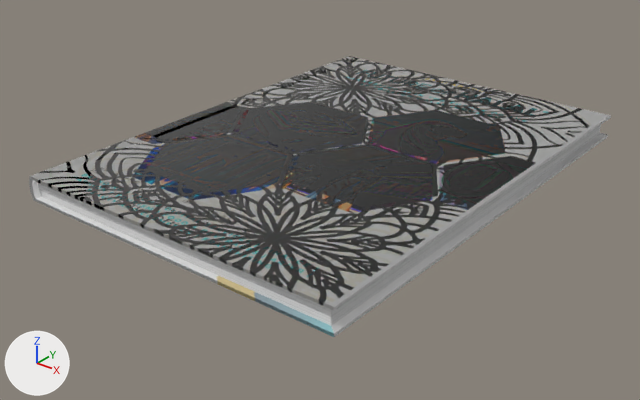
One commit to the glTF model public/models/future-of-halal.glb: the scene before it, then after it.
One viewpoint serves both versions: a 50 mm lens placed at (1.428, -1.352, 0.69), pointed at (0.394, -0.059, -0.112). The lights are fixed; the arrows at lower left show +X, +Y and +Z. Where no turn or scale is listed for an object, it has been applied to the vertices. Vertices at the same position are counted once.

In view in the first picture: 'Architexture'.
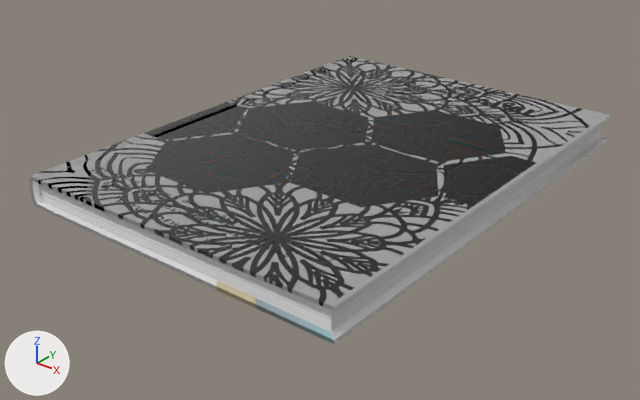
Where the newer file only moved an object's origin or applied its transform, the numbers keep the older frame.

Boxes (x1, y1, x2, y2) around the edits, measured in the pictures (640 x 400 px; the box of a moved part takes in the faces that stretch with it):
'Architexture', surface changed, mesh rescaled
    before: (29, 56, 611, 337)
    after: (29, 56, 611, 344)
part 1 of me_plane, moved or reshaped
    before: (29, 116, 611, 337)
    after: (29, 116, 611, 344)

Edits to the bpy script that builds the scene:
```text
Add img_finaltexture:
    img_finaltexture = load_image('FINALTEXTURE', '_unpacked/FINALTEXTURE', 2000, 1241, 'sRGB')
Change mat_cover:
    where n2 = _N.new('ShaderNodeTexImage'); n2.name = 'Image Texture'
    n2.image: img_texture -> img_finaltexture
Change me_plane:
    where me_plane.from_pydata(...)  # 104 vertices, 204 faces; spans x 0.039..0.773, y -0.5..0.5, z -0.052..0.0
    used by ob_architexture; location = (0.0, 0.0, 0.0)
    me_plane part 1: the whole mesh is scaled about the mesh origin by (1, 1, 1.24)
```
